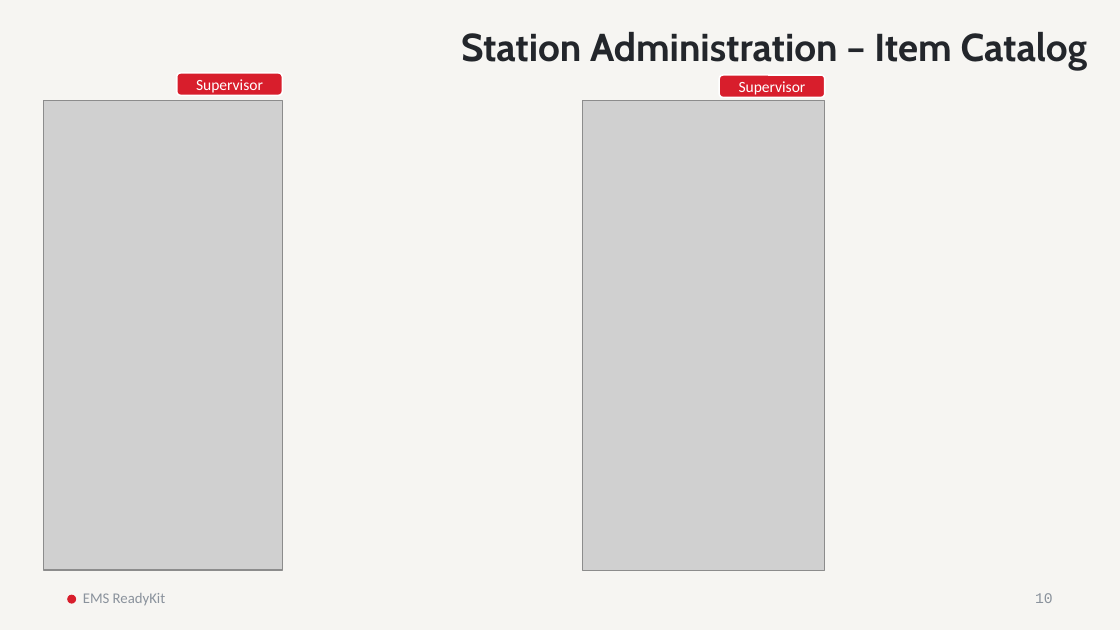
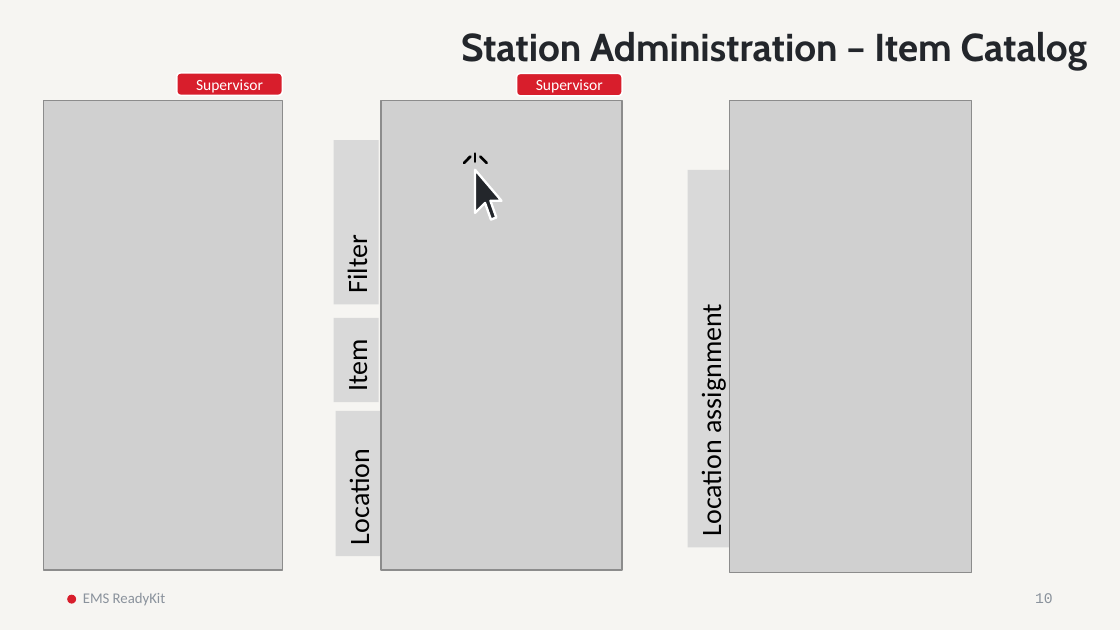
Before and after one commit to Jinniyah/EMS_ReadyKit, a slide deck: slide 18 of docs/evidence/live_deployment/LIVE01-05_EMS_ReadyKit_WebApp.pptx. Drawn at 1120x630 pixels with LibreOffice and Linux fonts; fonts in the diff are those of the drawing; grey boxes stand for pictures. Boxes give left, top, right and bottom in pixels: in the first picture for what was removed or moved away, otherwise in the second. Text is boxed around its words. In the diff, an @@ line names an element or a change of style, - is before the commit and + after.

```diff
--- a/docs/evidence/live_deployment/LIVE01-05_EMS_ReadyKit_WebApp.pptx
+++ b/docs/evidence/live_deployment/LIVE01-05_EMS_ReadyKit_WebApp.pptx
@@ rounded rectangle "Supervisor": place and size @@
-rounded rectangle "Supervisor" at [719,75,824,97]
+rounded rectangle "Supervisor" at [516,74,622,96]
@@ picture added at [381,101,622,570] @@
@@ picture removed at [582,101,824,571] @@
@@ picture added at [730,101,972,572] @@
@@ rectangle added at [334,139,379,304], fill #D9D9D9, 18 pt, text #000000 @@
+Filter
@@ group added at [464,153,502,220]: 3 lines, 1 freeform shape @@
@@ rectangle added at [688,170,733,547], fill #D9D9D9, 18 pt, text #000000 @@
+Location assignment
@@ rectangle added at [333,318,378,402], fill #D9D9D9, 18 pt, text #000000 @@
+Item
@@ rectangle added at [336,411,381,557], fill #D9D9D9, 18 pt, text #000000 @@
+Location
```
Also in this commit, not shown: 6 other slides changed, 4 slides added.
